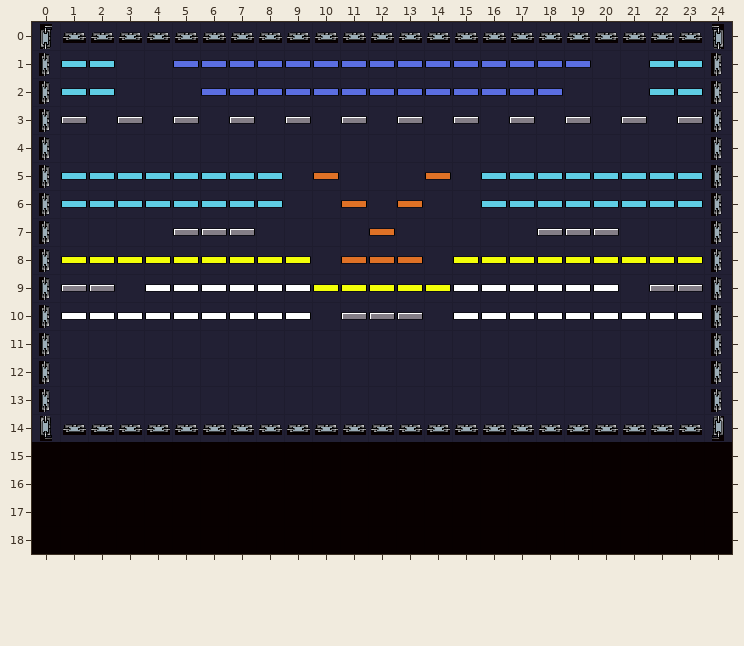
An edit to a level. Tiled map (JSON), Maps/nivel1.json. This is how it looked before the edit.
Cells are 32x32 px. Shown: x 0..24, y 0..18.
The same view after the edit:
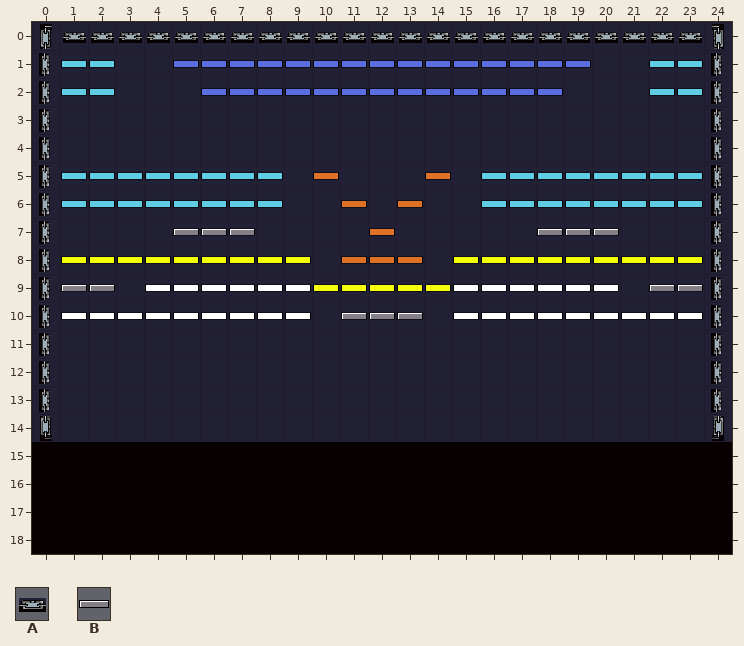
Key: from "default_name": A 11, B 23.
_ is an empty cell.
From old to new:
Layer "solidos":
Tile A is gone in row 14 at x 1 to 23.
Tile B is gone in row 3 at x 1, 3, 5, 7, 9, 11, 13, 15, 17, 19, 21 and 23.
